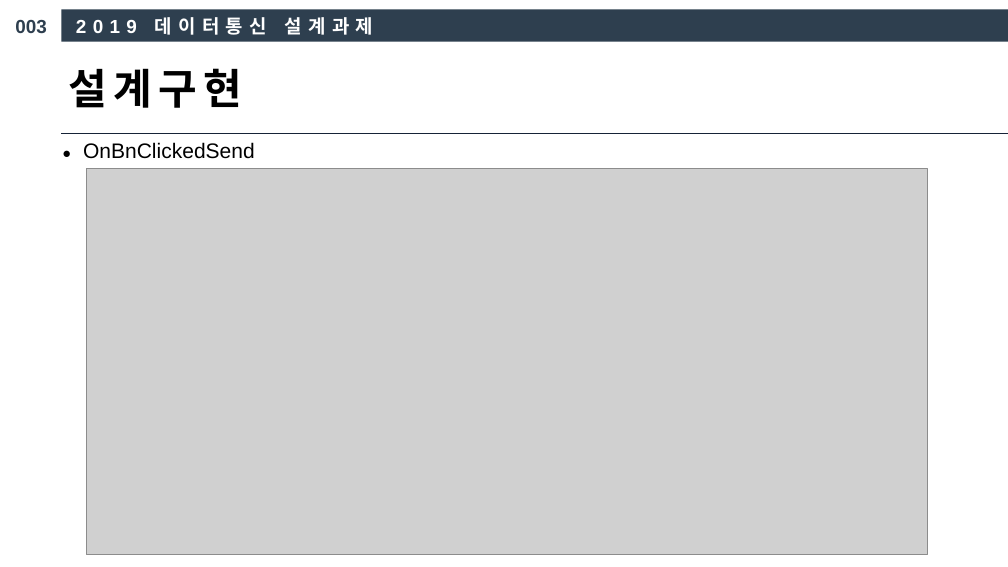
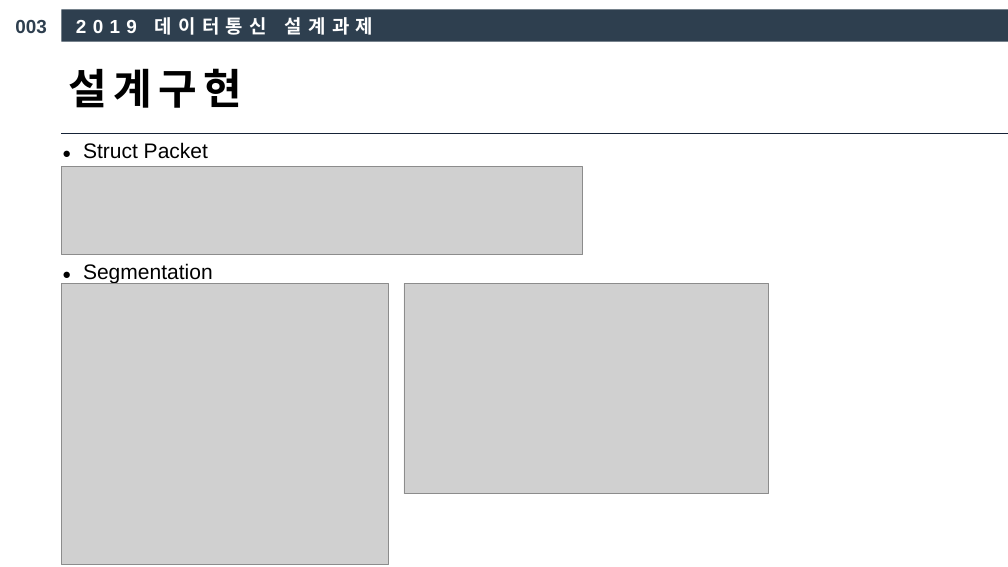
Before and after one commit to chattermproject2019/chatting_TCP, a slide deck: slide 7 of 4조 데이터통신 발표 PPT.pptx. Drawn at 1008x567 pixels with LibreOffice and Linux fonts; fonts in the diff are those of the drawing; grey boxes stand for pictures. Boxes give left, top, right and bottom in pixels: in the first picture for what was removed or moved away, otherwise in the second. Text is boxed around its words. In the diff, an @@ line names an element or a change of style, - is before the commit and + after.

```diff
--- a/4조 데이터통신 발표 PPT.pptx
+++ b/4조 데이터통신 발표 PPT.pptx
@@ text at box(83, 142, 208, 159): text changed @@
-● OnBnClickedSend
+● Struct Packet
@@ picture added at box(61, 167, 583, 256) @@
@@ picture removed at box(86, 169, 928, 555) @@
@@ text added at box(83, 263, 213, 284), 20 pt, text #000000 @@
+● Segmentation
@@ picture added at box(61, 284, 389, 564) @@
@@ picture added at box(404, 284, 769, 494) @@
```
Also in this commit, not shown: 17 slides added, 45 other files.
